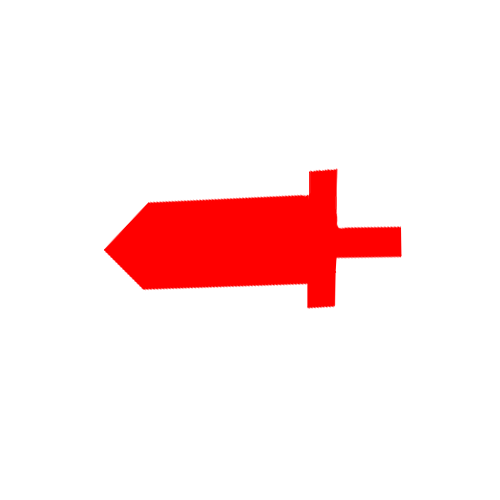
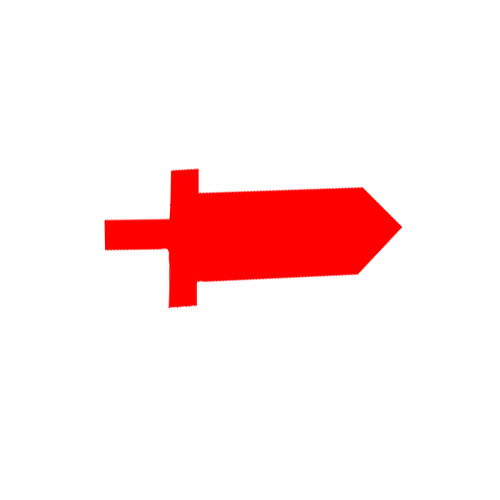
The second 500×500 image is a revision of the first. Changes to its layers:
painted on "Calque 2" over [104, 168, 402, 309]
